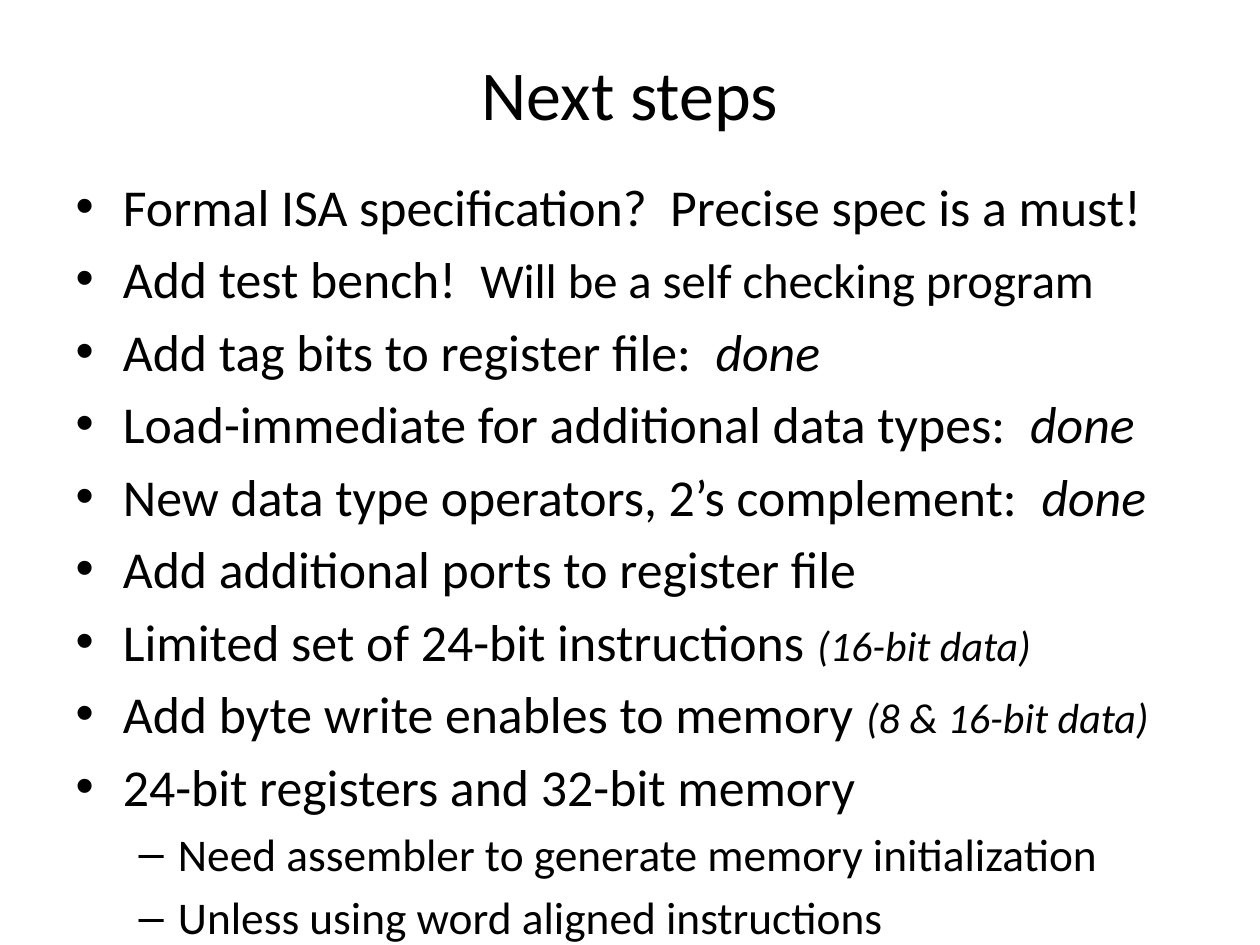
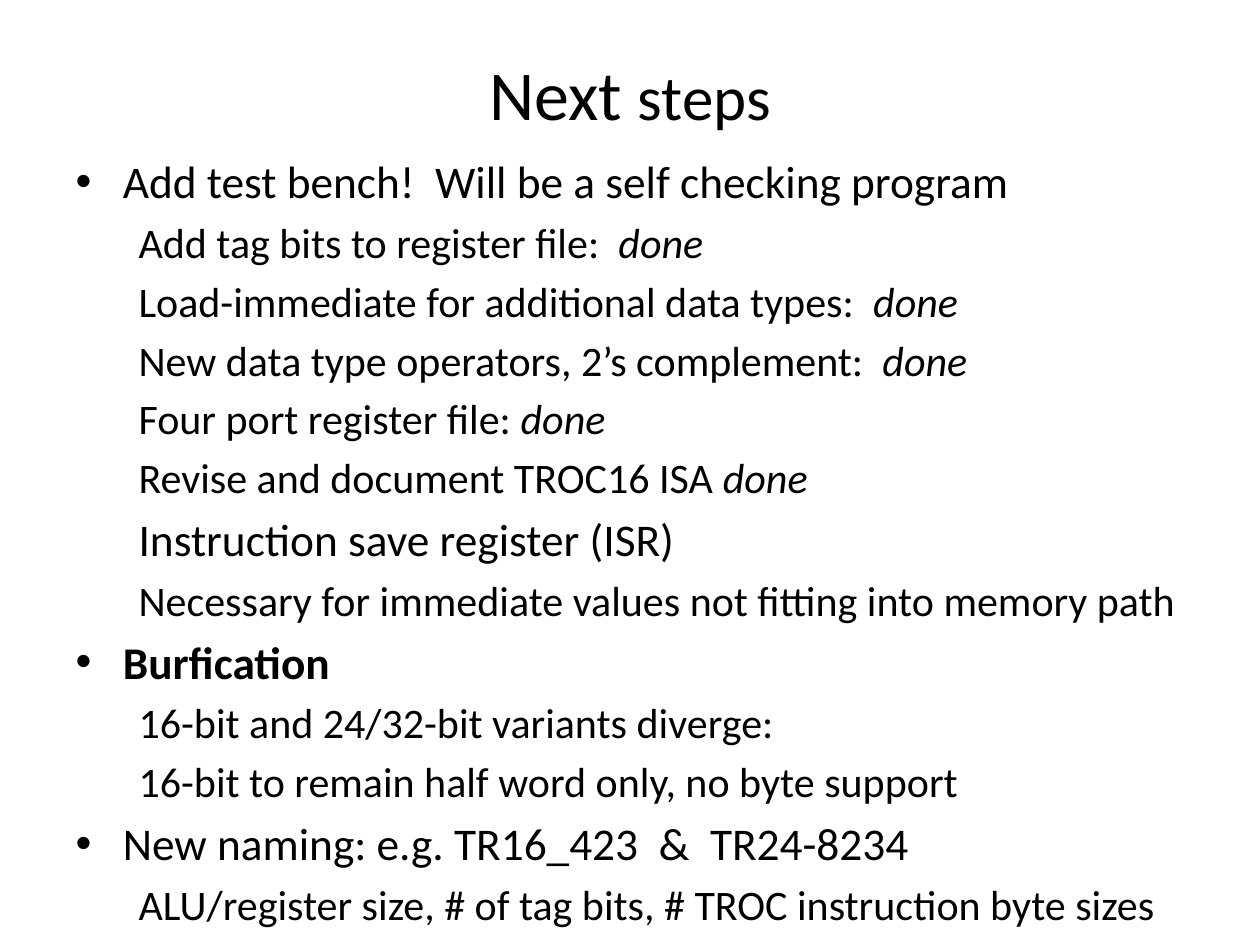
Before and after one commit to jimbrake/TROC16_16, a slide deck: slide 26 of DIY_soft-core_uP.pptx (slide 23 before the commit). Drawn at 1260x945 pixels with LibreOffice and Linux fonts; fonts in the diff are those of the drawing. Boxes give left, top, right and bottom in pixels: in the first picture for what was removed or moved away, otherwise in the second. Text is boxed around its words. In the diff, an @@ line names an element or a change of style, - is before the commit and + after.

```diff
--- a/DIY_soft-core_uP.pptx
+++ b/DIY_soft-core_uP.pptx
@@ title "Next steps" at [489, 75, 771, 130]: size 40 to 36 pt in "steps" @@
@@ text "Add test bench! Will be ...": place and size @@
-text "Add test bench! Will be ..." at [123, 190, 1149, 879]
+text "Add test bench! Will be ..." at [123, 166, 1175, 928]
@@ text at [123, 166, 1008, 383]: size 29.6 to 25.9 pt in "Add test bench!"; size 27.8 to 25.9 pt in "Will be a self checking program"; size 29.6 to 24.1 pt in "Add tag bits to register file: done", "Load-immediate for additional data types: done", "New data type operators, 2’s complement: done"; bullet • to none; list level 1 to 2 in "Add tag bits to register ..."; list level 1 to 2 in "Load-immediate for additional data types: ..."; list level 1 to 2 in "New data type operators, 2’s ..." @@
@@ text at [123, 190, 1141, 235]: paragraph removed @@
-• Formal ISA specification? Precise spec is a must!
@@ text at [123, 404, 1175, 928]: text changed; size 29.6 to 24.1 pt @@
-• Add additional ports to register file
-• Limited set of 24-bit instructions (16-bit data)
-• Add byte write enables to memory (8 & 16-bit data)
-• 24-bit registers and 32-bit memory
-  – Need assembler to generate memory initialization
-  – Unless using word aligned instructions
+  Four port register file: done
+  Revise and document TROC16 ISA done
+  Instruction save register (ISR)
+  Necessary for immediate values not fitting into memory path
+• Burfication
+  16-bit and 24/32-bit variants diverge:
+  16-bit to remain half word only, no byte support
+• New naming: e.g. TR16_423 & TR24-8234
+  ALU/register size, # of tag bits, # TROC instruction byte sizes
```
Also in this commit, not shown: 34 other slides changed, 5 slides added, 5 other files.
